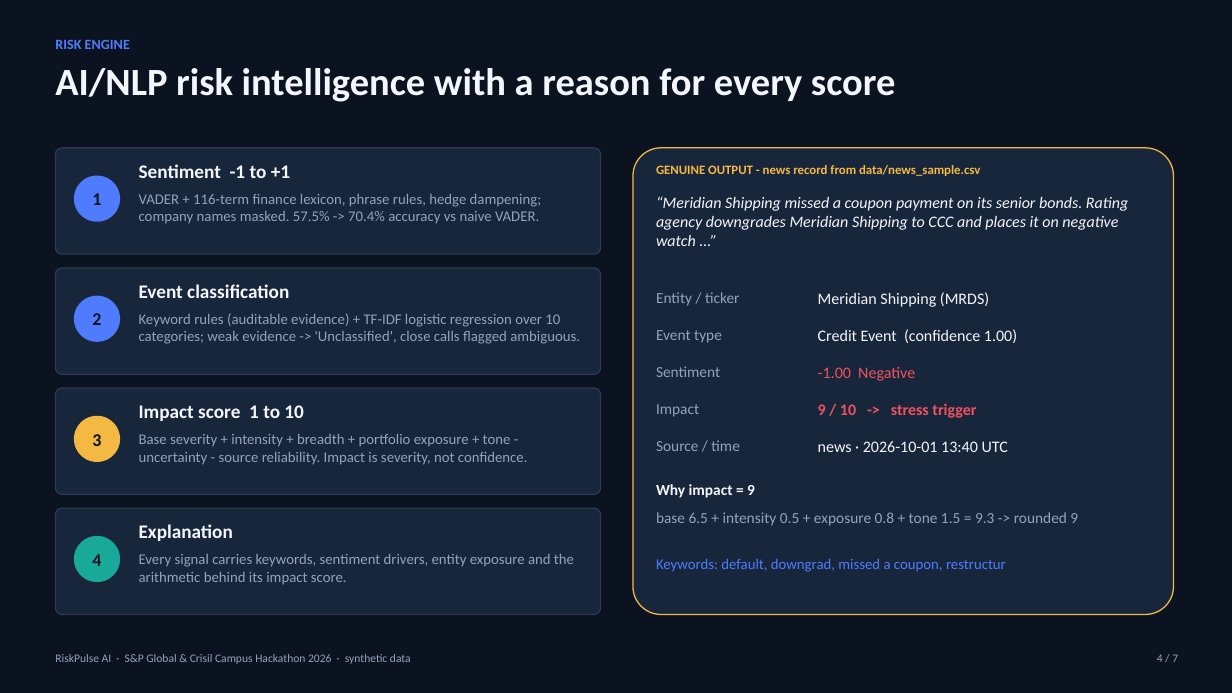
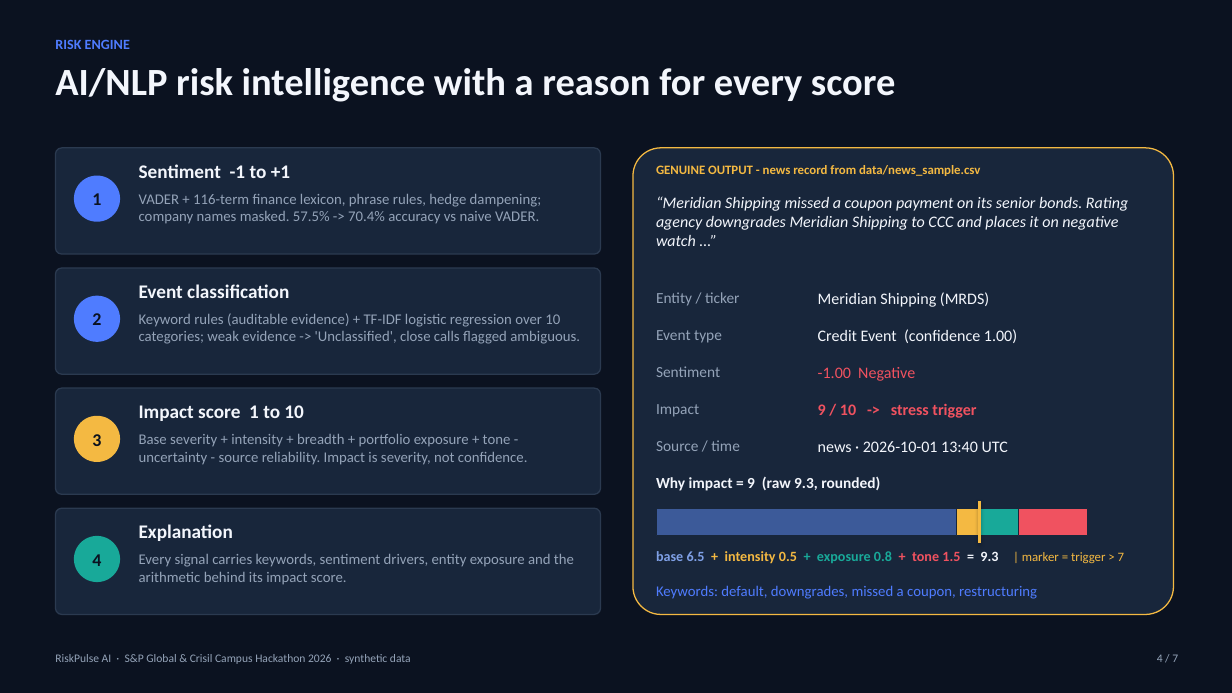
Before and after one commit to mohit-gautam7/iit-delhi-mohit-kumar-gautam-hackathon, a slide deck: slide 4 of docs/presentation.pptx. Drawn at 1232x693 pixels with LibreOffice and Linux fonts; fonts in the diff are those of the drawing. Boxes give left, top, right and bottom in pixels: in the first picture for what was removed or moved away, otherwise in the second. Text is boxed around its words. In the diff, an @@ line names an element or a change of style, - is before the commit and + after.

Commit message:
Polish deck (native architecture, headline-to-P&L story, impact breakdown), trim docs and screenshots

```diff
--- a/docs/presentation.pptx
+++ b/docs/presentation.pptx
@@ text at box(656, 477, 880, 491): text changed @@
-Why impact = 9
+Why impact = 9 (raw 9.3, rounded)
@@ rectangle added at box(656, 508, 957, 536), fill #3C5A99, outline #18263B 0.75 pt @@
@@ rectangle added at box(957, 508, 980, 536), fill #F4B942, outline #18263B 0.75 pt @@
@@ rectangle added at box(980, 508, 1019, 536), fill #18A999, outline #18263B 0.75 pt @@
@@ line added from (980, 501) to (980, 543), #F4B942 1.75 pt @@
@@ rectangle added at box(1019, 508, 1088, 536), fill #F05260, outline #18263B 0.75 pt @@
@@ text at box(656, 551, 1124, 564): text changed; size 12 to 11 pt; text colour #94A3B8 to #F4B942; bold on @@
-base 6.5 + intensity 0.5 + exposure 0.8 + tone 1.5 = 9.3 -> rounded 9
+base 6.5 + intensity 0.5 + exposure 0.8 + tone 1.5 = 9.3 | marker = trigger > 7
@@ text at box(656, 585, 1037, 599): text changed @@
-Keywords: default, downgrad, missed a coupon, restructur
+Keywords: default, downgrades, missed a coupon, restructuring
```
Also in this commit, not shown: 4 other slides changed, 22 other files.
